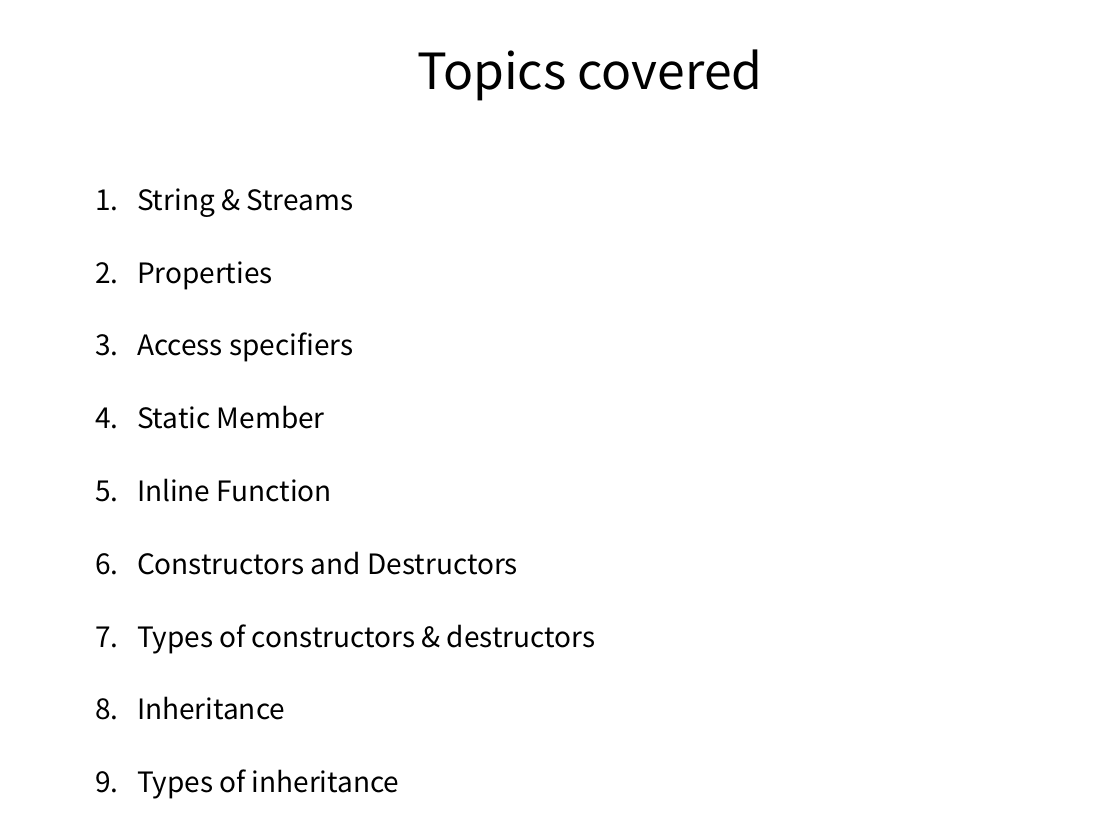
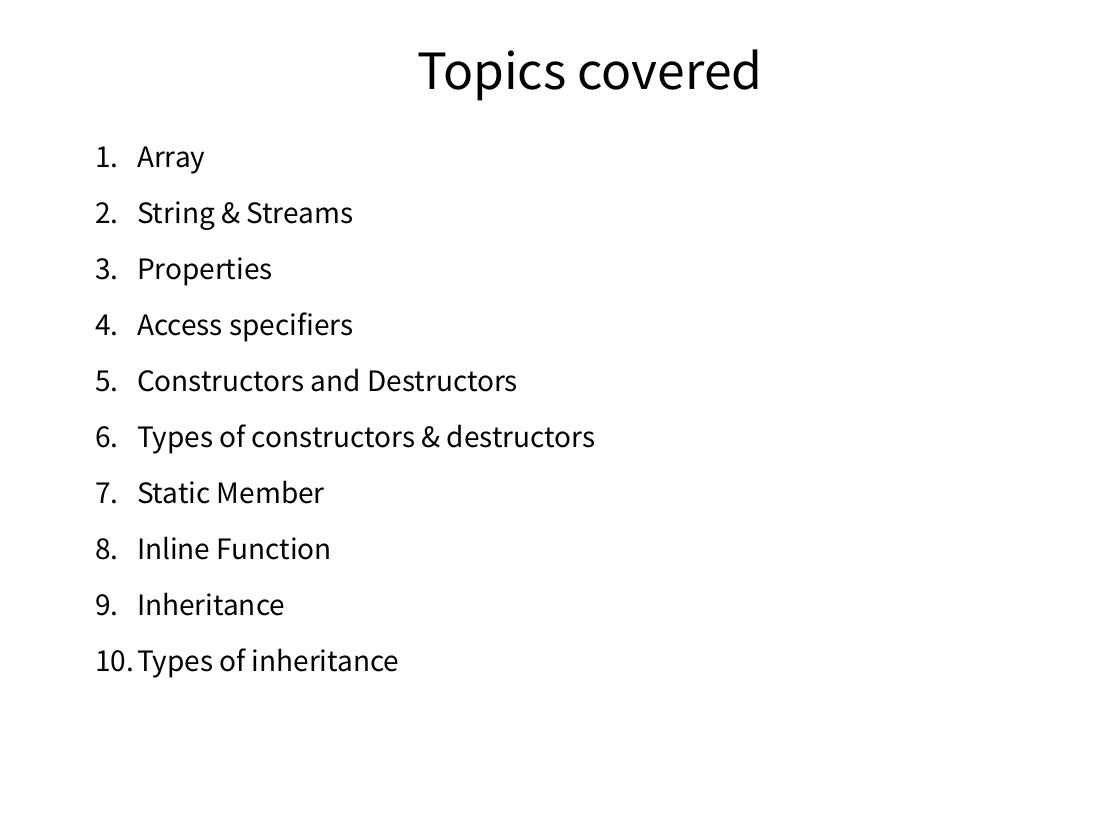
Before and after one commit to pankajfri/Training-Materials, a slide deck: slide 3 of Objected Oriented Programming Concepts Using C++ & Data Structures/Session-2.pptx. Drawn at 1120x840 pixels with LibreOffice and Linux fonts; fonts in the diff are those of the drawing. Boxes give left, top, right and bottom in pixels: in the first picture for what was removed or moved away, otherwise in the second. Text is boxed around its words. In the diff, an @@ line names an element or a change of style, - is before the commit and + after.

```diff
--- a/Objected Oriented Programming Concepts Using C++ & Data Structures/Session-2.pptx
+++ b/Objected Oriented Programming Concepts Using C++ & Data Structures/Session-2.pptx
@@ text "Array": place and size @@
-text "Array" at (137,188,596,799)
+text "Array" at (137,146,596,678)
@@ text at (137,146,205,174): paragraph added @@
+1. Array
@@ text at (137,201,400,678): line spacing 2 to 1.5 @@
@@ text at (137,368,596,454): paragraphs added @@
+5. Constructors and Destructors
+6. Types of constructors & destructors
@@ text at (137,551,596,654): paragraphs removed @@
-6. Constructors and Destructors
-7. Types of constructors & destructors
```
Also in this commit, not shown: 2 other slides changed, 10 slides added, 6 slides removed, 26 other files.
